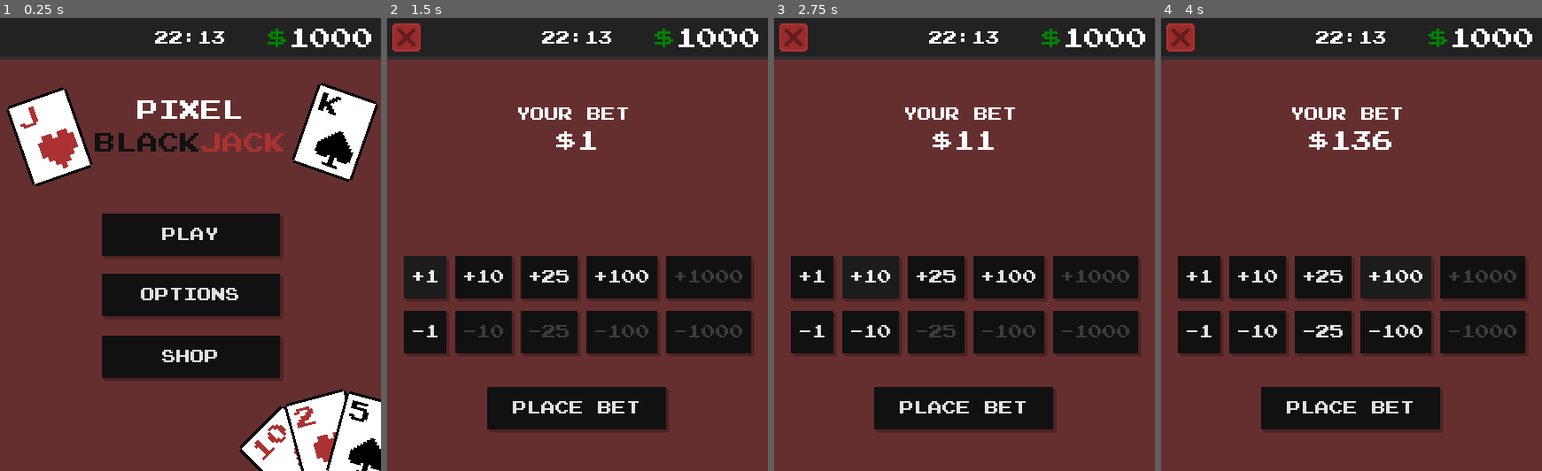
Above: before the commit, frames 1-4 (left to right).
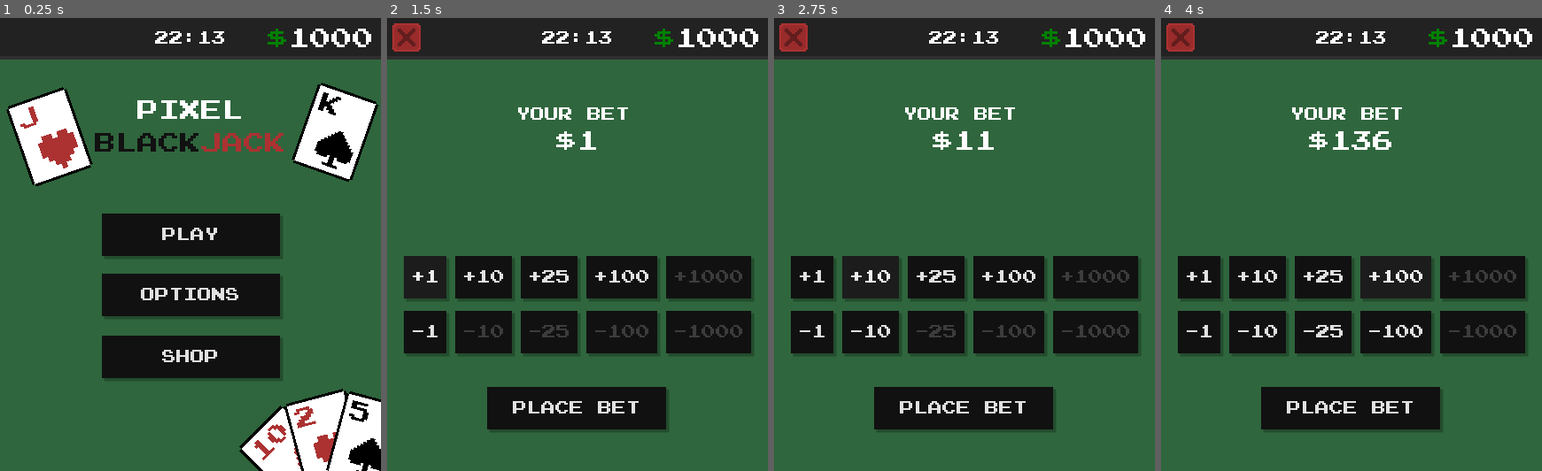
Above: after the commit, the same moments.

Repository: Ichicoro/godot-blackjack
Game: Godot game, scene res://scenes/MainMenu.tscn
Same seed, same stepped clock (60 frames per second), same inputs: the game is played once before the commit and once after it.
Inputs:
- Up to frame 1 (0.25 s): no input
- Up to frame 2 (1.5 s): click "PLAY" at 0.5 s; click "+1" at 1.25 s
- Up to frame 3 (2.75 s): click "+10" at 2 s
- Up to frame 4 (4 s): click "+25" at 2.75 s; click "+100" at 3.5 s

The runs differ from the first frame. In frame 1, 65% of the frame differs, in the area x 0-100%, y 9-100%; in frame 2, 71%; in frame 3, 70%; in frame 4, 70%.

Commit message:
Add framework for custom backgrounds

Diff:
--- a/project.godot
+++ b/project.godot
@@ -10,11 +10,17 @@
 
 _global_script_classes=[ {
 "base": "Control",
+"class": "BackgroundPanel",
+"language": "GDScript",
+"path": "res://scripts/BackgroundPanel.gd"
+}, {
+"base": "Control",
 "class": "Card",
 "language": "GDScript",
 "path": "res://scripts/Card.gd"
 } ]
 _global_script_class_icons={
+"BackgroundPanel": "",
 "Card": ""
 }
 
--- a/scenes/BackgroundPanel.tscn
+++ b/scenes/BackgroundPanel.tscn
@@ -1,17 +1,6 @@
 [gd_scene load_steps=3 format=2]
 
-[sub_resource type="GDScript" id=1]
-script/source = "extends Control
-
-const colors = [ Color(\"#2f663d\"), Color(\"#662f2f\") ]
-
-func _ready():
-	set_color(1)
-
-func set_color(col: int):
-	$Panel.modulate = colors[col]
-
-"
+[ext_resource path="res://scripts/BackgroundPanel.gd" type="Script" id=1]
 
 [sub_resource type="StyleBoxFlat" id=2]
 bg_color = Color( 1, 1, 1, 1 )
@@ -19,7 +8,7 @@
 [node name="Control" type="Control"]
 anchor_right = 1.0
 anchor_bottom = 1.0
-script = SubResource( 1 )
+script = ExtResource( 1 )
 __meta__ = {
 "_edit_use_anchors_": false
 }
--- a/scenes/MainMenu.tscn
+++ b/scenes/MainMenu.tscn
@@ -118,6 +118,7 @@
 anchor_bottom = 0.0
 margin_bottom = 47.0
 exit_button_enabled = false
+clock_enabled = true
 
 [node name="PlayButton" parent="." instance=ExtResource( 4 )]
 anchor_left = 0.5
--- a/scenes/OptionsView.tscn
+++ b/scenes/OptionsView.tscn
@@ -37,6 +37,56 @@
 	UserData.credit += 1000
 "
 
+[sub_resource type="StyleBoxFlat" id=4]
+bg_color = Color( 0.184314, 0.4, 0.239216, 1 )
+border_width_left = 3
+border_width_top = 3
+border_width_right = 3
+border_width_bottom = 3
+border_color = Color( 0.113725, 0.113725, 0.113725, 1 )
+
+[sub_resource type="GDScript" id=6]
+script/source = "extends Panel
+
+# Declare member variables here. Examples:
+# var a = 2
+# var b = \"text\"
+
+# Called when the node enters the scene tree for the first time.
+func _ready():
+	pass # Replace with function body.
+
+func _gui_input(event):
+	if event is InputEventMouseButton:
+		if event.pressed:
+			UserData.chosen_background = BackgroundPanel.BackgroundType.PLAIN_GREEN
+"
+
+[sub_resource type="StyleBoxFlat" id=5]
+bg_color = Color( 0.4, 0.184314, 0.184314, 1 )
+border_width_left = 3
+border_width_top = 3
+border_width_right = 3
+border_width_bottom = 3
+border_color = Color( 0.113725, 0.113725, 0.113725, 1 )
+
+[sub_resource type="GDScript" id=7]
+script/source = "extends Panel
+
+# Declare member variables here. Examples:
+# var a = 2
+# var b = \"text\"
+
+# Called when the node enters the scene tree for the first time.
+func _ready():
+	pass # Replace with function body.
+
+func _gui_input(event):
+	if event is InputEventMouseButton:
+		if event.pressed:
+			UserData.chosen_background = BackgroundPanel.BackgroundType.PLAIN_RED
+"
+
 [node name="Control" type="Control"]
 anchor_right = 1.0
 anchor_bottom = 1.0
@@ -49,6 +99,8 @@
 rect_pivot_offset = Vector2( 0, -0.263489 )
 
 [node name="TopBar" parent="." instance=ExtResource( 1 )]
+exit_button_enabled = true
+clock_enabled = true
 
 [node name="Panel2" type="Panel" parent="."]
 anchor_right = 1.0
@@ -116,6 +168,56 @@
 __meta__ = {
 "_edit_use_anchors_": false
 }
+
+[node name="Label4" type="Label" parent="."]
+anchor_left = 0.5
+anchor_right = 0.5
+margin_left = -103.0
+margin_top = 328.0
+margin_right = 103.0
+margin_bottom = 353.0
+custom_fonts/font = ExtResource( 7 )
+text = "BG COLOR"
+align = 1
+valign = 1
+__meta__ = {
+"_edit_use_anchors_": false
+}
+
+[node name="GridContainer" type="GridContainer" parent="."]
+anchor_left = 0.5
+anchor_top = 0.5
+anchor_right = 0.5
+anchor_bottom = 0.5
+margin_left = -68.0
+margin_top = 105.0
+margin_right = 68.0
+margin_bottom = 241.0
+columns = 2
+__meta__ = {
+"_edit_use_anchors_": false
+}
+
+[node name="Panel6" type="Panel" parent="GridContainer"]
+margin_right = 64.0
+margin_bottom = 64.0
+rect_min_size = Vector2( 64, 64 )
+custom_styles/panel = SubResource( 4 )
+script = SubResource( 6 )
+__meta__ = {
+"_edit_use_anchors_": false
+}
+
+[node name="Panel5" type="Panel" parent="GridContainer"]
+margin_left = 72.0
+margin_right = 136.0
+margin_bottom = 64.0
+rect_min_size = Vector2( 64, 64 )
+custom_styles/panel = SubResource( 5 )
+script = SubResource( 7 )
+__meta__ = {
+"_edit_use_anchors_": false
+}
 [connection signal="quit_pressed" from="TopBar" to="." method="_on_TopBar_quit_pressed"]
 [connection signal="toggled" from="MusicToggleButton" to="." method="_on_MusicToggleButton_toggled"]
 [connection signal="toggled" from="SoundsToggleButton" to="." method="_on_SoundsToggleButton_toggled"]
--- /dev/null
+++ b/scripts/BackgroundPanel.gd
@@ -0,0 +1,25 @@
+extends Control
+class_name BackgroundPanel
+
+const colors = [ Color("#2f663d"), Color("#662f2f") ]
+
+enum BackgroundType {
+	PLAIN_GREEN,
+	PLAIN_RED
+}
+
+func _ready():
+	UserData.connect("background_changed", self, "handle_bg_changed")
+	set_background_type(UserData.chosen_background, true)
+
+func set_color(col: int):
+	$Panel.modulate = colors[col]
+
+func set_background_type(type: int, first = false):
+	if not first: UserData.chosen_background = type
+	if type in [0,1]:
+		set_color(type)
+
+func handle_bg_changed(type):
+#	return
+	set_background_type(type, true)
--- a/scripts/UserData.gd
+++ b/scripts/UserData.gd
@@ -1,10 +1,12 @@
 extends Node
 
 signal credit_changed(new_credit)
+signal background_changed(type)
 
 var credit = 1000 setget set_credit
 var music_enabled: bool = true setget set_music_enabled
 var sounds_enabled: bool = true setget set_sounds_enabled
+var chosen_background: int = 0 setget set_chosen_background
 
 func _ready():
 	load_data()
@@ -17,6 +19,7 @@
 	save_game.store_16(credit)
 	save_game.store_8(music_enabled)
 	save_game.store_8(sounds_enabled)
+	save_game.store_8(chosen_background)
 	save_game.close()
 
 
@@ -29,6 +32,7 @@
 	set_credit(save_game.get_16(), false)
 	music_enabled = save_game.get_8()
 	sounds_enabled = save_game.get_8()
+	chosen_background = save_game.get_8()
 	save_game.close()
 
 
@@ -46,3 +50,9 @@
 func set_sounds_enabled(enabled):
 	sounds_enabled = enabled
 	save_data()
+
+
+func set_chosen_background(id):
+	chosen_background = id
+	save_data()
+	emit_signal("background_changed", id)
Not shown: 1 places in scenes/OptionsView.tscn that only renumber resources
